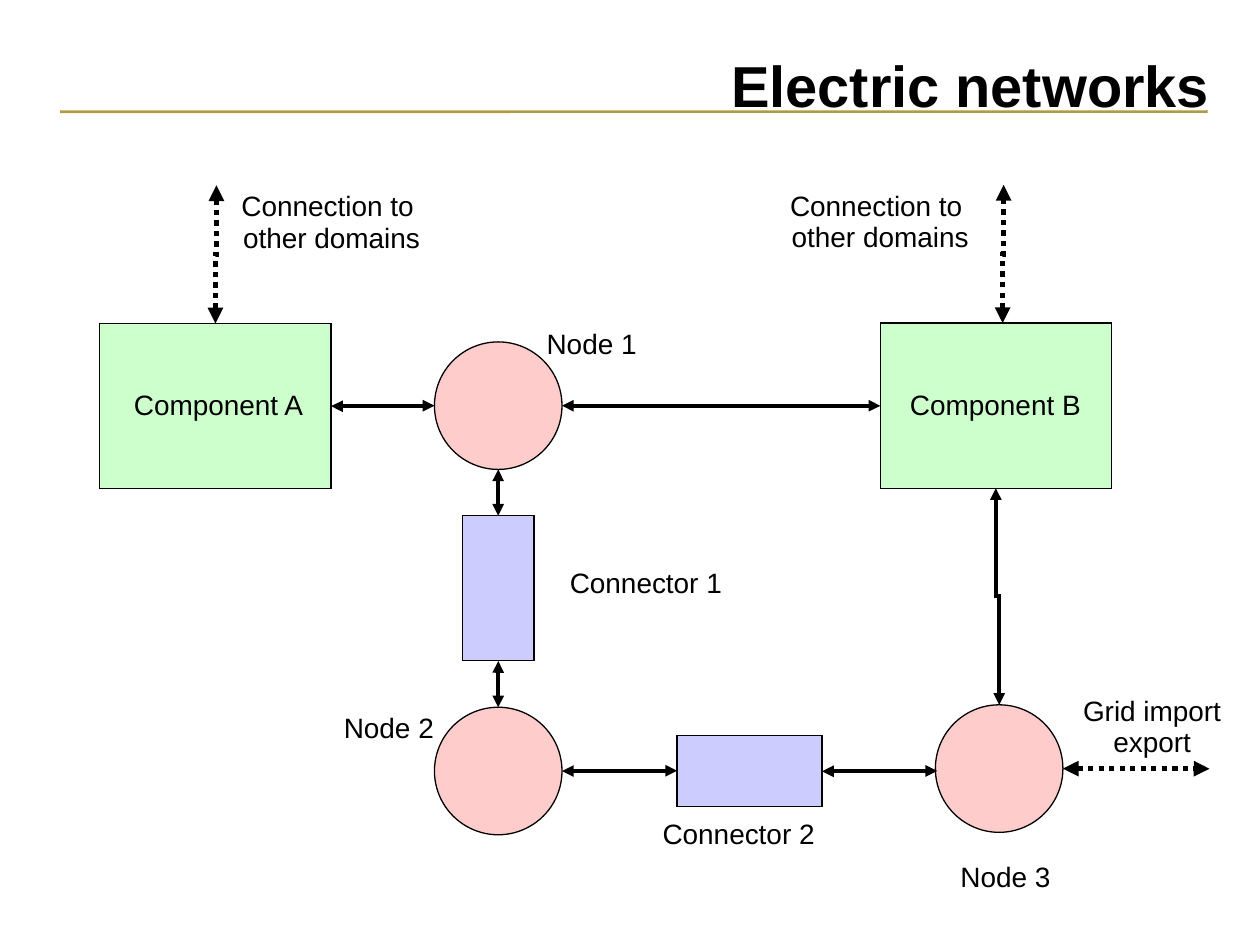
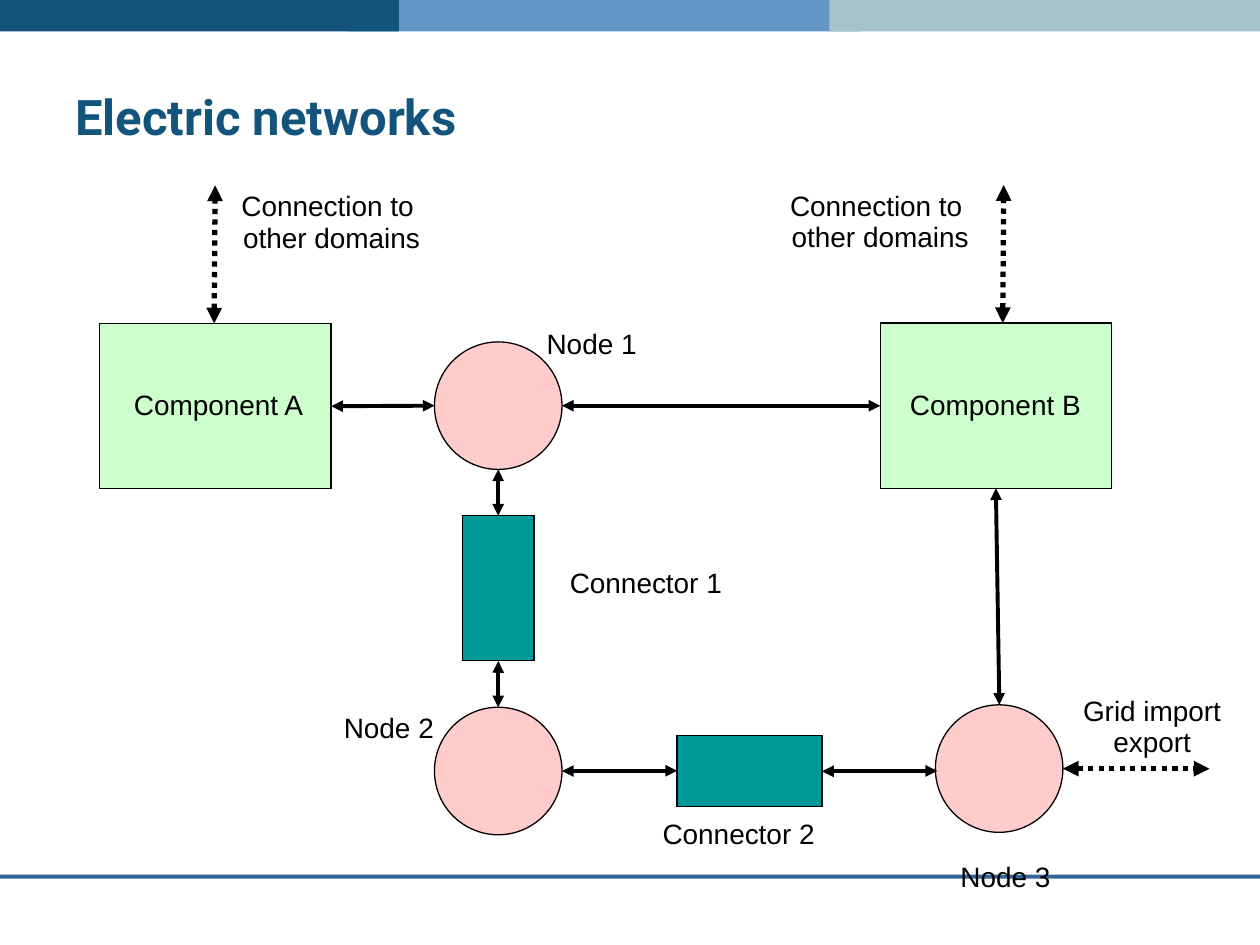
Before and after one commit to ESP-rCommunity/ESPrExtras, a slide deck: slide 4 of training/co-simulator_ESP-r/elec_network/electric_network.ppt. Drawn at 1260x945 pixels with LibreOffice and Linux fonts; fonts in the diff are those of the drawing; background and template pictures are left out. Boxes give left, top, right and bottom in pixels: in the first picture for what was removed or moved away, otherwise in the second. Text is boxed around its words. In the diff, an @@ line names an element or a change of style, - is before the commit and + after.

```diff
--- a/training/co-simulator_ESP-r/elec_network/electric_network.ppt
+++ b/training/co-simulator_ESP-r/elec_network/electric_network.ppt
@@ rectangle added at (0, 0, 399, 32), fill #12547C @@
@@ rectangle added at (346, 0, 861, 32), fill #6496C8 @@
@@ rectangle added at (829, 0, 1260, 32), fill #A5C3CD @@
@@ title "Electric networks": place and size @@
-title "Electric networks" at (731, 65, 1209, 113)
+title "Electric networks" at (75, 98, 456, 136)
@@ title "Electric networks" at (75, 98, 456, 136): size 33 to 28 pt, font Arial to Roboto, text colour #000000 to #12547C; alignment right to left; line spacing 0.84 to 1 @@
@@ line removed from (1207, 112) to (60, 112) @@
@@ elbow double arrow (214, 324) - (215, 185): elbow double arrow to double arrow; route changed @@
@@ elbow double arrow (995, 488) - (999, 704): elbow double arrow to double arrow; route changed @@
@@ rectangle at (462, 515, 534, 660): fill #CCCCFF to #009999 @@
@@ rectangle at (677, 735, 822, 806): fill #CCCCFF to #009999 @@
@@ line added from (1260, 877) to (0, 877), #336699 2.24 pt @@
```
Also in this commit, not shown: 13 other slides changed.
